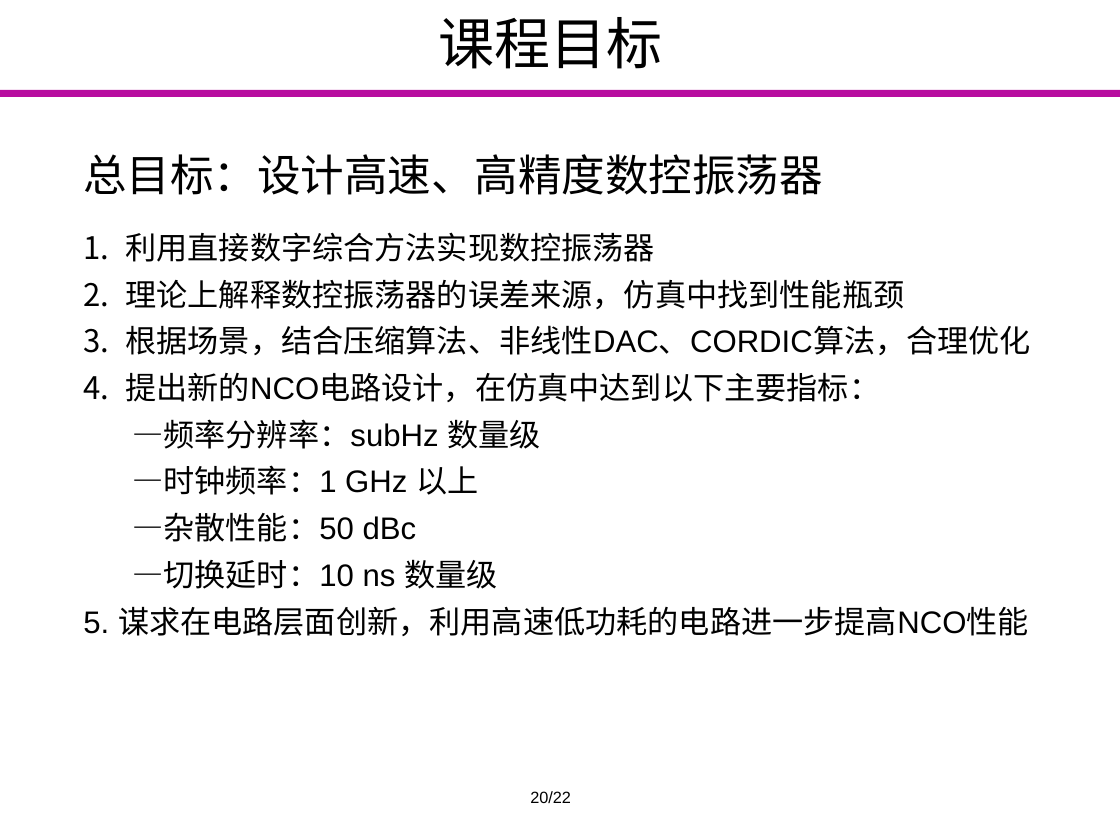
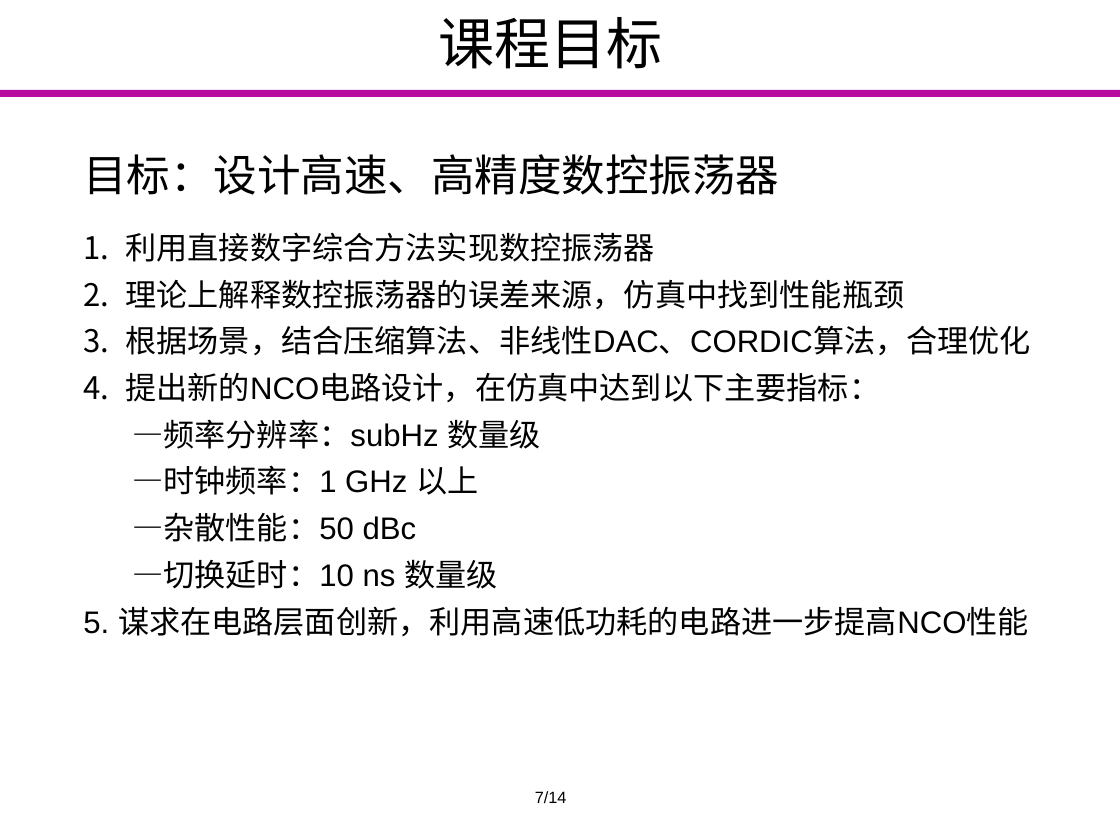
Before and after one commit to Markov2016/kaiti, a slide deck: slide 7 of ppt/yyx_v1.0.pptx. Drawn at 1120x840 pixels with LibreOffice and Linux fonts; fonts in the diff are those of the drawing; background and template pictures are left out. Boxes give left, top, right and bottom in pixels: in the first picture for what was removed or moved away, otherwise in the second. Text is boxed around its words. In the diff, an @@ line names an element or a change of style, - is before the commit and + after.

```diff
--- a/ppt/yyx_v1.0.pptx
+++ b/ppt/yyx_v1.0.pptx
@@ text at box(83, 154, 779, 195): text changed @@
-总目标：设计高速、高精度数控振荡器
+目标：设计高速、高精度数控振荡器
@@ text at box(535, 791, 567, 803): text changed @@
-20/22
+7/14
```
Also in this commit, not shown: 13 other slides changed.
